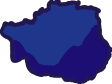
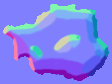
Comparing the layer stacks of the two 112px x 84px images. Changes:
added layer "normal" above "Warstwa 3" over [0, 0, 112, 84]
added layer "Warstwa 3" above "Warstwa 4" over [0, 0, 112, 84]
added layer "Warstwa 4" above "Warstwa 3(wklejone)" over [0, 0, 112, 84]
